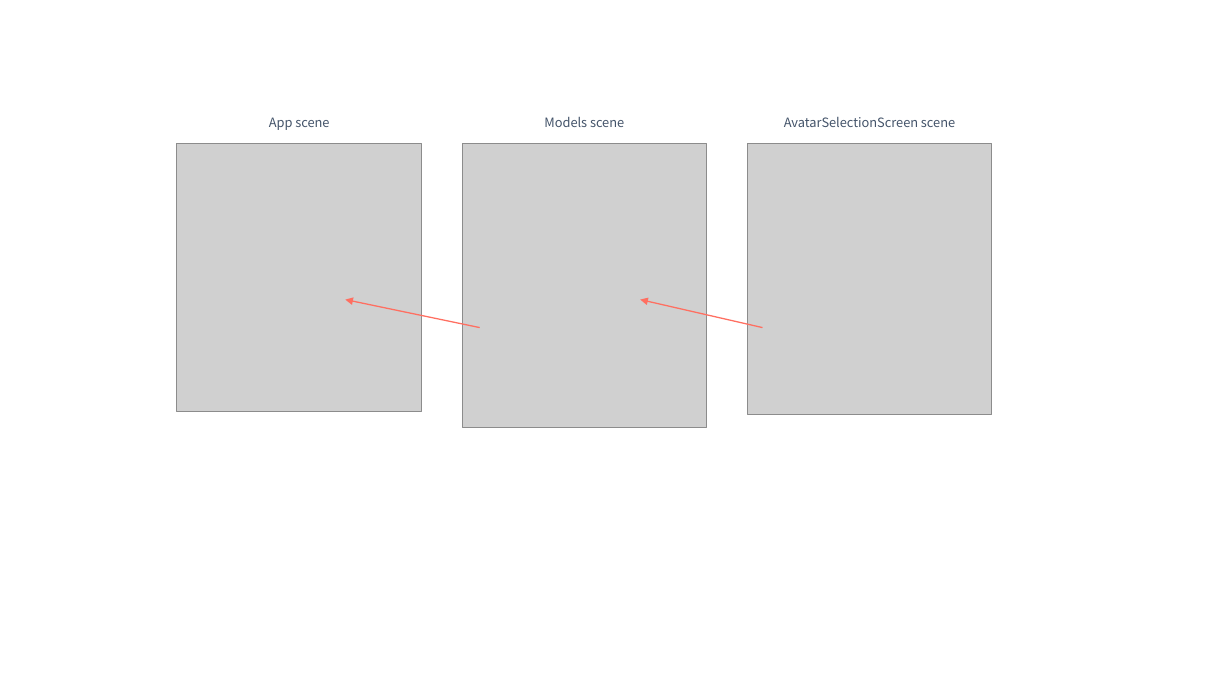
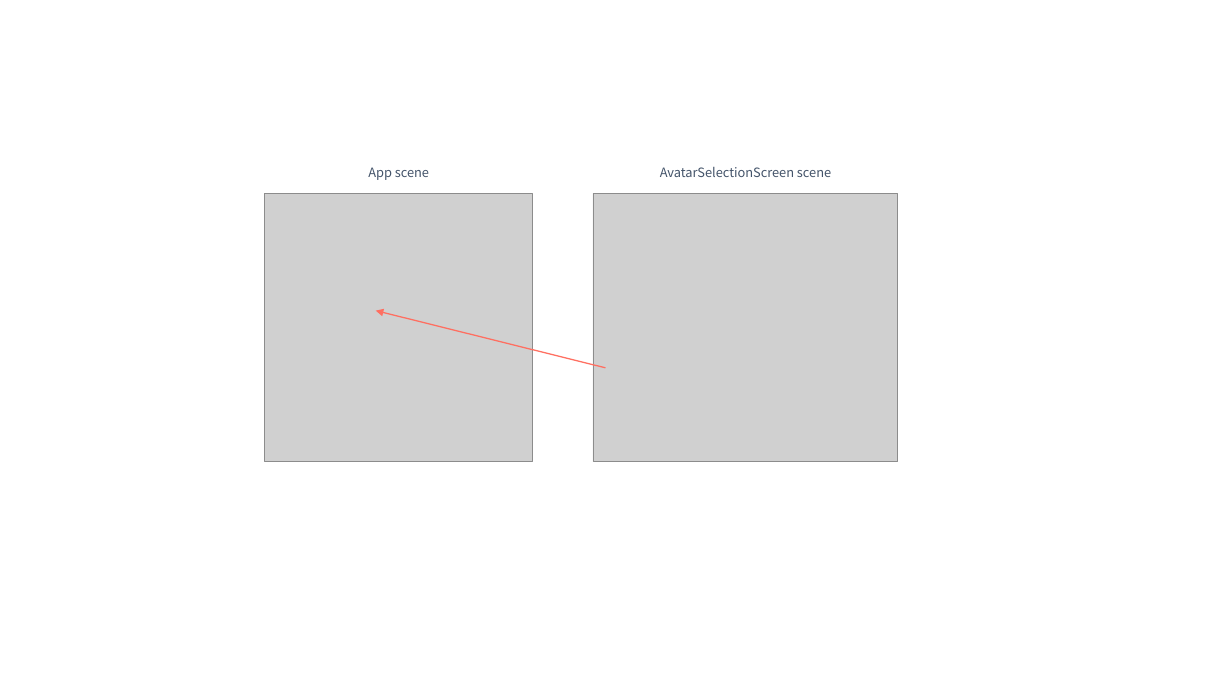
Before and after one commit to extreal-dev/Extreal.Guide, a slide deck: slide 12 of work/work.pptx. Drawn at 1232x693 pixels with LibreOffice and Linux fonts; fonts in the diff are those of the drawing; grey boxes stand for pictures. Boxes give left, top, right and bottom in pixels: in the first picture for what was removed or moved away, otherwise in the second. Text is boxed around its words. In the diff, an @@ line names an element or a change of style, - is before the commit and + after.

```diff
--- a/work/work.pptx
+++ b/work/work.pptx
@@ text removed at (544,117,624,127) @@
-Models scene
@@ picture removed at (177,143,421,411) @@
@@ picture removed at (463,143,707,428) @@
@@ picture removed at (748,143,992,414) @@
@@ text "App scene": place and size @@
-text "App scene" at (269,117,329,130)
+text "App scene" at (368,167,429,180)
@@ text "AvatarSelectionScreen scene": place and size @@
-text "AvatarSelectionScreen scene" at (784,117,955,127)
+text "AvatarSelectionScreen scene" at (660,167,831,177)
@@ picture added at (265,193,533,461) @@
@@ picture added at (593,193,898,461) @@
@@ arrow removed from (480, 328) to (346, 299) @@
@@ arrow moved from (762, 328) - (640, 299) to (605, 368) - (376, 311) @@
```
Also in this commit, not shown: 1 other slide changed, 11 other files.
